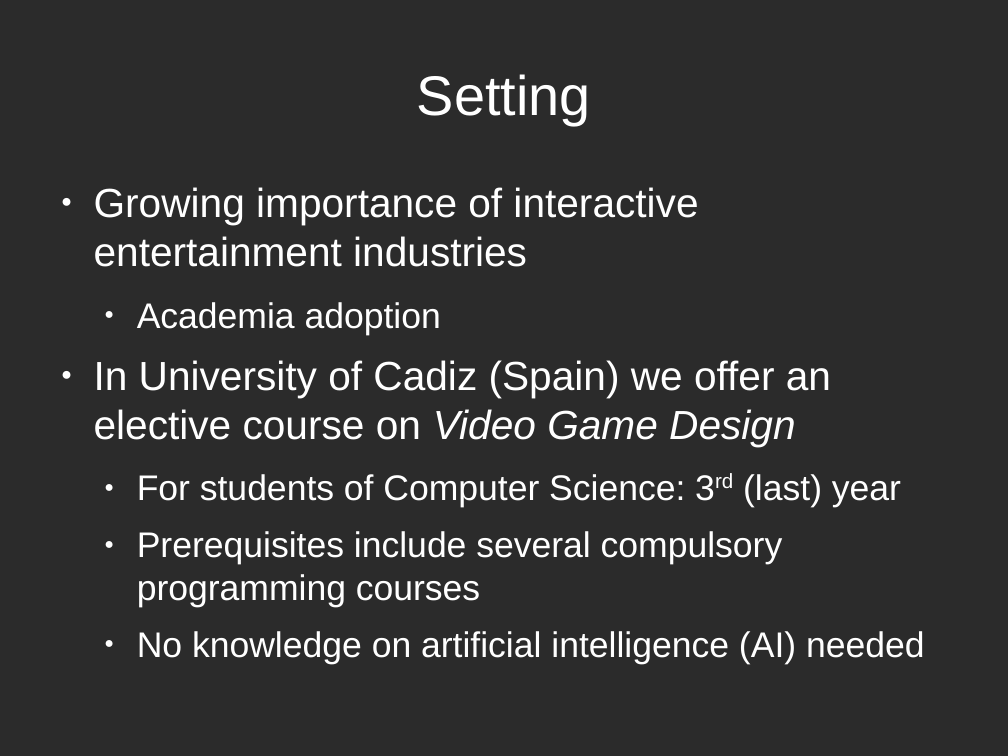
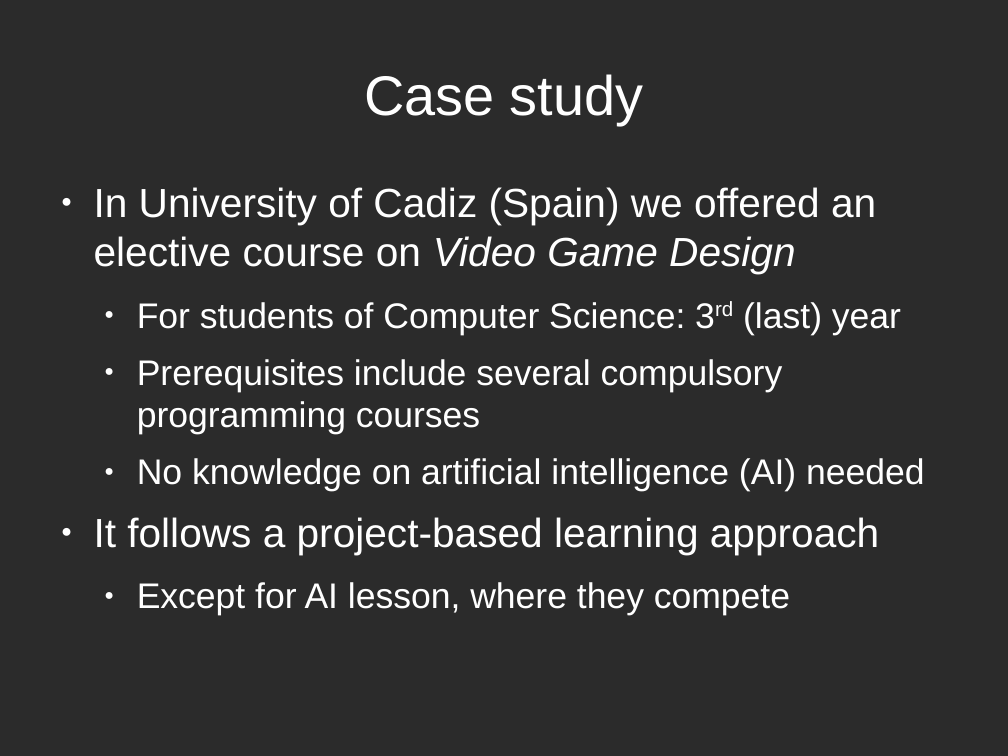
Before and after one commit to rompehielos013013013/gsiege, a slide deck: slide 10 of presentacion/Brunel2014/assessingCompetitions.odp (slide 11 before the commit). Drawn at 1008x756 pixels with LibreOffice and Linux fonts; fonts in the diff are those of the drawing; background and template pictures are left out; a plain dark background stands for a picture behind light text. Boxes give left, top, right and bottom in pixels: in the first picture for what was removed or moved away, otherwise in the second. Text is boxed around its words. In the diff, an @@ line names an element or a change of style, - is before the commit and + after.

```diff
--- a/presentacion/Brunel2014/assessingCompetitions.odp
+++ b/presentacion/Brunel2014/assessingCompetitions.odp
@@ title at (x1=364, y1=74, x2=643, y2=125): text changed @@
-Setting
+Case study
@@ text at (x1=94, y1=187, x2=876, y2=274): text changed @@
-● Growing importance of interactive entertainment industries
-  ● Academia adoption
-● In University of Cadiz (Spain) we offer an elective course on Video Game Design
+● In University of Cadiz (Spain) we offered an elective course on Video Game Design
@@ text at (x1=94, y1=517, x2=879, y2=616): paragraphs added @@
+● It follows a project-based learning approach
+  ● Except for AI lesson, where they compete
```
Also in this commit, not shown: 11 other slides changed, 2 slides added, 6 slides removed.
